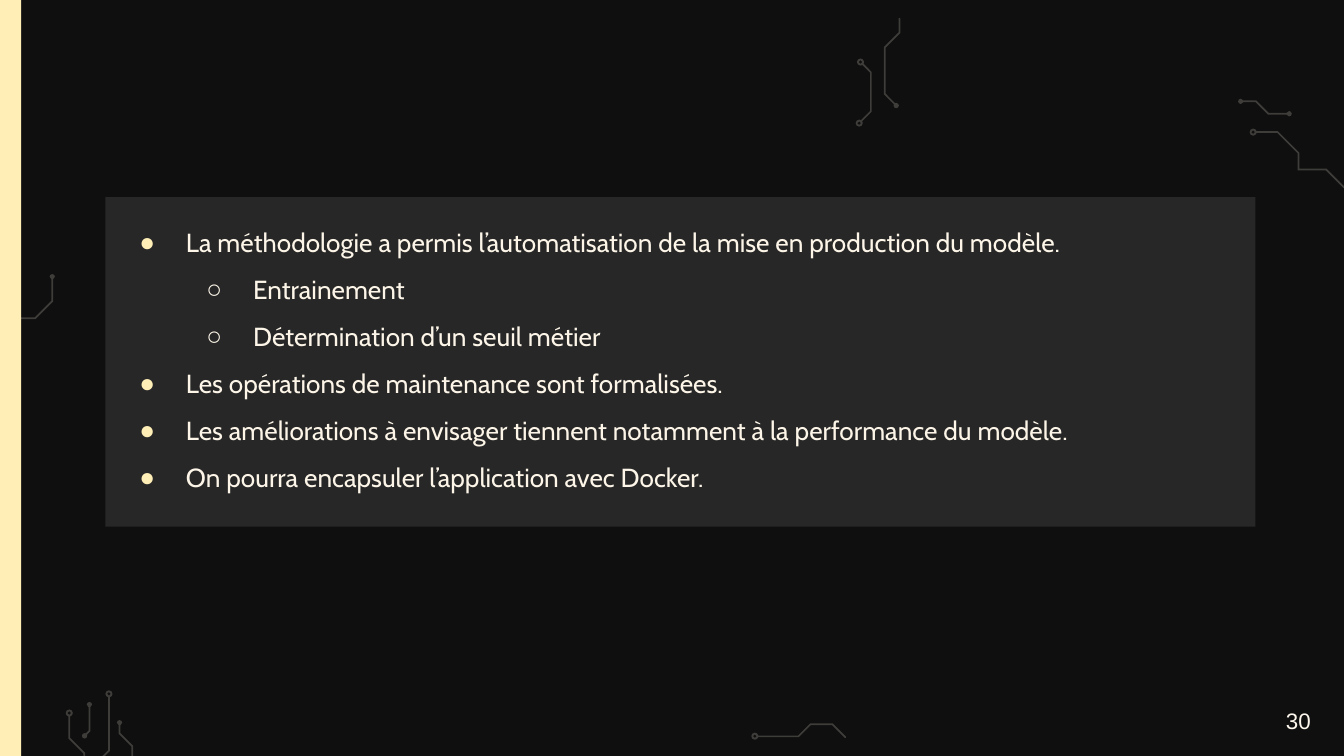
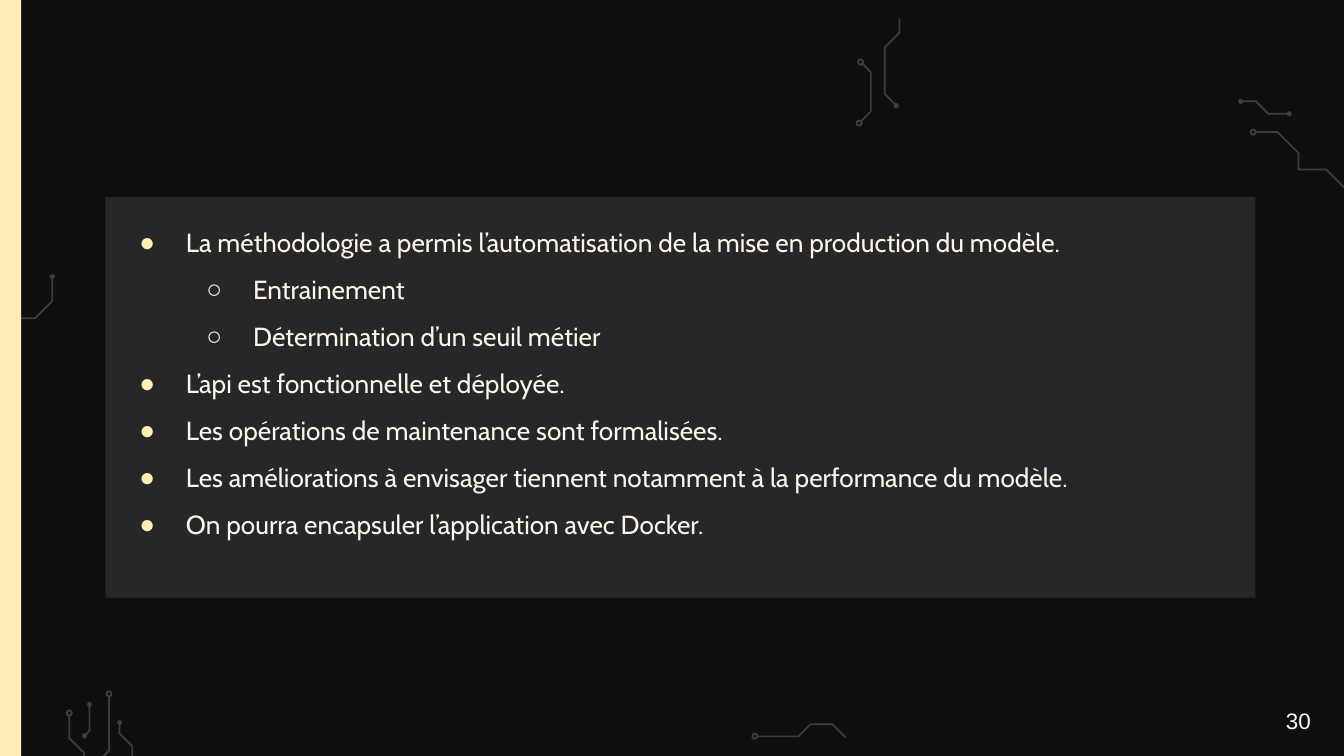
Before and after one commit to webew/api-oc-projet7, a slide deck: slide 30 of Fillion_Bertrand_6_presentation_022026.pptx. Drawn at 1344x756 pixels with LibreOffice and Linux fonts; fonts in the diff are those of the drawing; background and template pictures are left out. Boxes give left, top, right and bottom in pixels: in the first picture for what was removed or moved away, otherwise in the second. Text is boxed around its words. In the diff, an @@ line names an element or a change of style, - is before the commit and + after.

```diff
--- a/Fillion_Bertrand_6_presentation_022026.pptx
+++ b/Fillion_Bertrand_6_presentation_022026.pptx
@@ subtitle "La méthodologie a permis l’automatisation ...": place and size @@
-subtitle "La méthodologie a permis l’automatisation ..." at bbox=[105, 198, 1255, 527]
+subtitle "La méthodologie a permis l’automatisation ..." at bbox=[105, 198, 1255, 598]
@@ subtitle at bbox=[186, 373, 565, 399]: paragraph added @@
+● L’api est fonctionnelle et déployée.
```
Also in this commit, not shown: 3 other slides changed, 1 other file.
